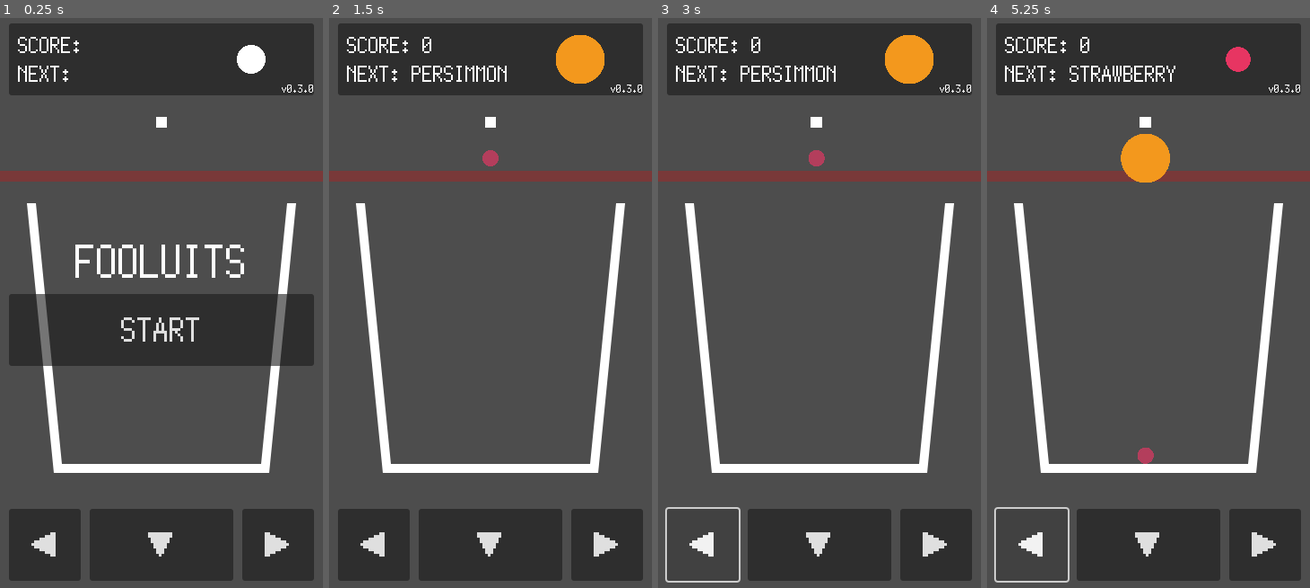
Above: before the commit, frames 1-4 (left to right).
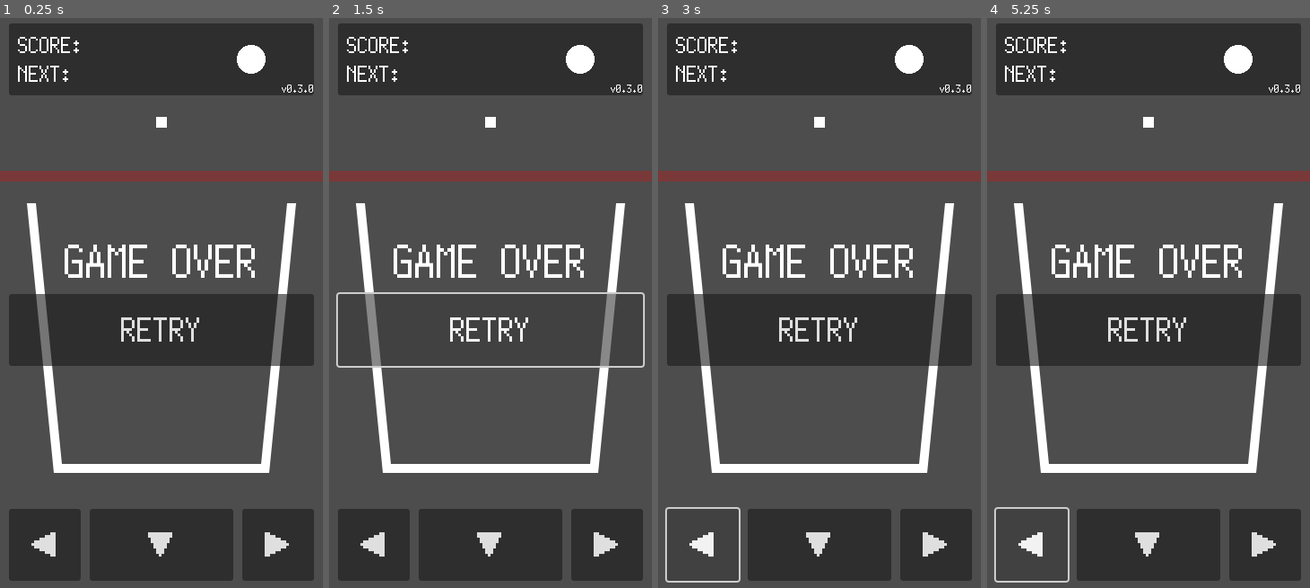
Above: after the commit, the same moments.

Repository: kamikoloss/fruits-puzzle
Game: Godot game, scene res://scenes/main.tscn
Same seed, same stepped clock (60 frames per second), same inputs: the game is played once before the commit and once after it.
Inputs (mouse positions are in pixels of both pictures, inside the frame that each line leads up to):
- Up to frame 1 (0.25 s): no input
- Up to frame 2 (1.5 s): click "START" (after the commit: "RETRY") at 0.5 s; click (490, 331) at 1.25 s, where only the run after the commit has a clickable "RETRY"
- Up to frame 3 (3 s): click (819, 331) at 2 s, where only the run after the commit has a clickable "RETRY"; click "◀" at 2.75 s
- Up to frame 4 (5.25 s): click "▼" at 3.5 s; click "▶" at 4.25 s; click "◀" at 5 s

The runs differ from the first frame. In frame 1, 1.9% of the frame differs, in the area x 20-79%, y 39-57%; in frame 2, 4.5%; in frame 3, 15%; in frame 4, 15%, in the area x 2-98%, y 3-79%.
Error after the commit: Parse Error: Function "_is_fell_fruit()" not found in base self. (res://scenes/game.gd:98)

Commit message:
ゲームリセットを関数に切り分けた, その他微修正

Diff:
--- a/scenes/fruit.gd
+++ b/scenes/fruit.gd
@@ -13,8 +13,7 @@
 var rb = null # Rigidbody2D 露出用
 
 
-# FRUIT_DATA
-var _data = null
+var _data = null # FRUIT_DATA のショートカット用
 
 
 # 初期化
--- a/scenes/fruit.tscn
+++ b/scenes/fruit.tscn
@@ -16,7 +16,7 @@
 [node name="RigidBody2D" type="RigidBody2D" parent="."]
 mass = 0.1
 physics_material_override = SubResource("PhysicsMaterial_xtttg")
-max_contacts_reported = 4
+max_contacts_reported = 8
 contact_monitor = true
 
 [node name="Circle" type="Sprite2D" parent="RigidBody2D"]
--- a/scenes/game.gd
+++ b/scenes/game.gd
@@ -37,7 +37,7 @@
 var _next_label = null
 var _next_sprite = null
 
-var _menu_container = null
+var _menu_container = null # 開始時/リトライ時 兼用のメニュー
 var _title_label = null
 var _start_button = null
 
@@ -57,7 +57,7 @@
 	_title_label = $"../UI/CanvasLayer/VBoxContainer/Body/VBoxContainer/TitleLabel"
 	_start_button = $"../UI/CanvasLayer/VBoxContainer/Body/VBoxContainer/StartButton"
 
-	# 開始画面を設定する
+	# 開始時のメニューを設定する
 	_title_label.text = "FOOLUITS"
 	_start_button.text = "START"
 
@@ -81,7 +81,7 @@
 
 # フルーツ合体時の処理
 func _on_fruit_conbined():
-	# ゲーム中ではない場合: 何もしない
+	# ゲーム進行中ではない場合: 何もしない
 	# ゲーム終了時の音を優先するため
 	if !_is_game_active:
 		return
@@ -136,50 +136,56 @@
 
 # ゲームを開始する (リセット処理も含む)
 func _start_game():
-	# リセット処理
+	_menu_container.hide()
+
+	_reset_game()
+	_set_next_fruit()
+	_create_new_fruit()
+
+	_is_game_active = true
+	set_process(true)
+
+	print("Game is started!")
+
+
+# ゲームを終了する
+func _end_game():
+	_is_game_active = false
+	set_process(false)
+
+	# バケツ内のフルーツをすべて静止させる
+	for node in _fruits.get_children():
+		node.rb.sleeping = true
+
+	# SE を鳴らす
+	_audio_player.stop()
+	_audio_player.stream = GAME_OVER_SOUND
+	_audio_player.play()
+
+	# リトライ時のメニューを設定する
+	_title_label.text = "GAME OVER"
+	_start_button.text = "RETRY"
+	_menu_container.show()
+
+	print("Game is ended!")
+
+
+# ゲームを初期状態にする
+func _reset_game():
+	# Grobal
+	Global.score = 0
+
+	# Private
+	_is_game_active = false
 	_current_fruit = null
 	_current_fruit_id = 0
 	_next_fruit_type = Global.FruitType.NONE
-	Global.score = 0
+	_dead_fruit_id_list = []
 
 	# バケツ内のフルーツをすべて破棄する
 	for node in _fruits.get_children():
 		_fruits.remove_child(node)
 		node.queue_free()
-
-	# UI
-	_score_label.text = "SCORE: {0}".format([0])
-	_menu_container.hide()
-
-	_set_next_fruit()
-	_create_new_fruit()
-
-	_is_game_active = true
-	set_process(true)
-
-	print("Game is started!")
-
-
-# ゲームを終了する
-func _end_game():
-	_is_game_active = false
-	set_process(false)
-
-	# バケツ内のフルーツをすべて静止させる
-	for node in _fruits.get_children():
-		node.rb.sleeping = true
-
-	# SE を鳴らす
-	_audio_player.stop()
-	_audio_player.stream = GAME_OVER_SOUND
-	_audio_player.play()
-
-	# リトライ画面を設定する
-	_title_label.text = "GAME OVER"
-	_start_button.text = "RETRY"
-	_menu_container.show()
-
-	print("Game is ended!")
 
 
 # 新しいフルーツを作成する
@@ -232,17 +238,3 @@
 func _drop_fruit():
 	_current_fruit.rb.freeze = false
 	_current_fruit = null
-
-
-# 衝突相手が落下したフルーツかどうかを取得する
-func _is_fell_fruit(body):
-	var _fruit = body.get_node("../")
-
-	# 衝突相手がフルーツではない場合
-	if (!_fruit.is_in_group("Fruit")):
-		return false
-	# 衝突相手がまだ落下していない場合
-	if (!_fruit.is_fell):
-		return false
-	# 衝突相手が落下したフルーツの場合
-	return true
--- a/scenes/global.gd
+++ b/scenes/global.gd
@@ -1,8 +1,11 @@
 extends Node
 
 
+# スコアが変わったときに発火する
 signal score_changed
+# 上から落とされたフルーツが何かに衝突したときに発火する
 signal fruit_fell
+# フルーツが合体したときに発火する
 signal fruit_conbined
 
 
@@ -44,7 +47,7 @@
 }
 
 
-# スコア
+# ゲームのスコア
 var score = 0:
 	get:
 		return score
